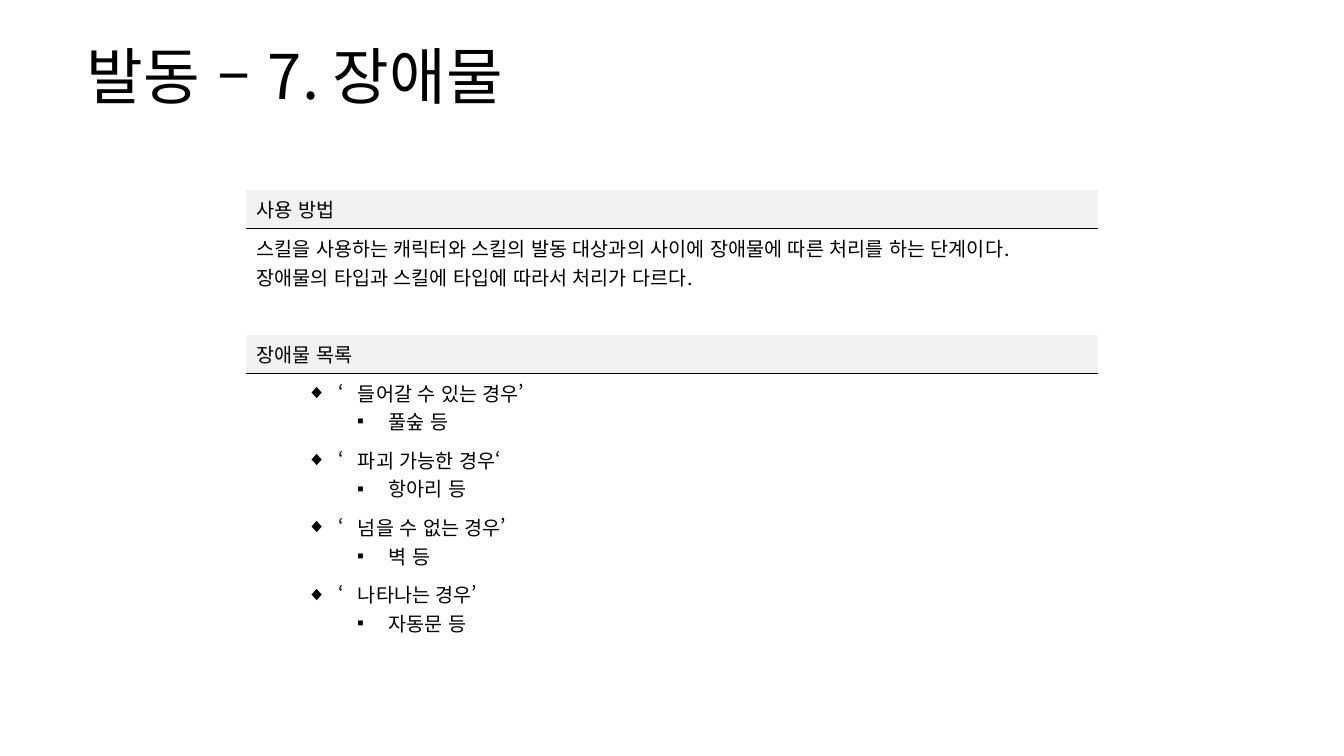
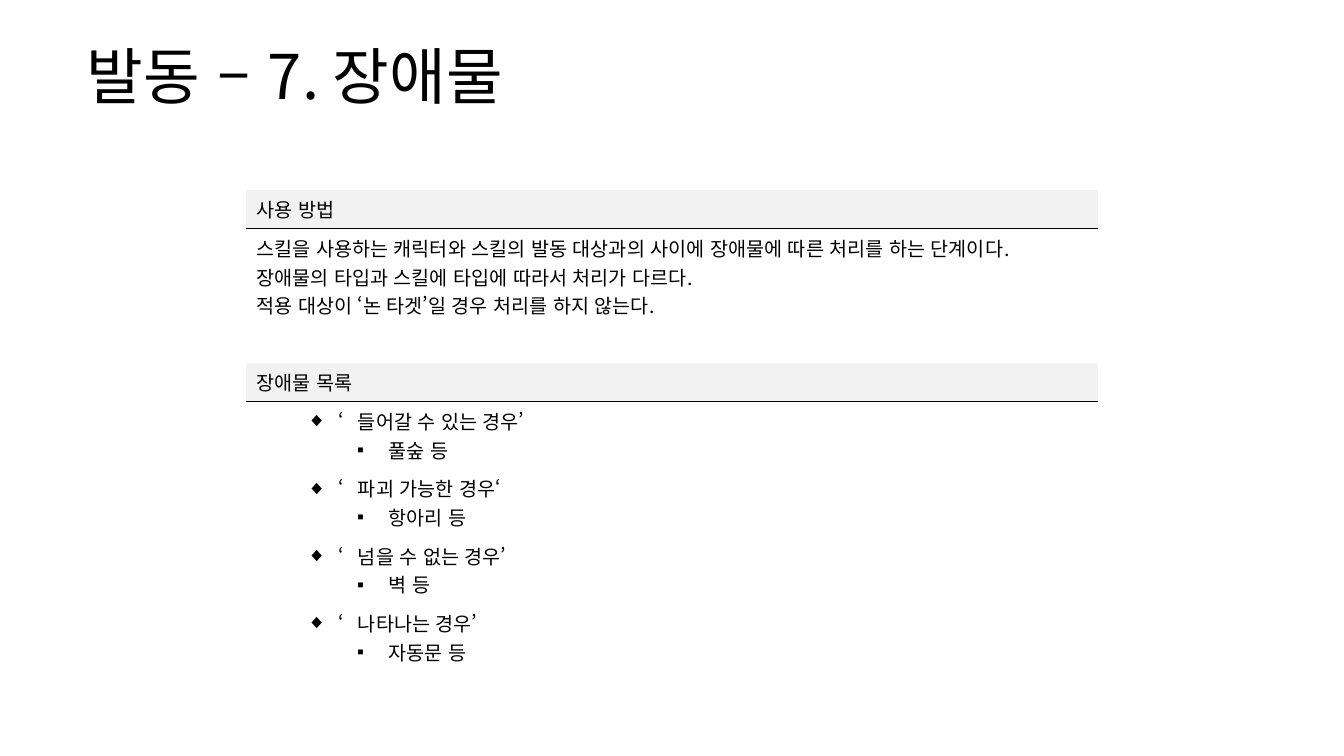
Before and after one commit to yjk0401/unityenginebasic_9th, a slide deck: slide 35 of 기획/방랑엽사전/스킬 시스템 기획서.pptx. Drawn at 1344x756 pixels with LibreOffice and Linux fonts; fonts in the diff are those of the drawing. Boxes give left, top, right and bottom in pixels: in the first picture for what was removed or moved away, otherwise in the second. Text is boxed around its words. In the diff, an @@ line names an element or a change of style, - is before the commit and + after.

```diff
--- a/기획/방랑엽사전/스킬 시스템 기획서.pptx
+++ b/기획/방랑엽사전/스킬 시스템 기획서.pptx
@@ table at <box>246,190,1097,666</box> @@
-row 2, column 1: 스킬을 사용하는 캐릭터와 스킬의 발동 대상과의 사이에 장애물에 따른 처리를 하는 단계이다. / 장애물의 타입과 스킬에 타입에 따라서 처리가 다르다.
+row 2, column 1: 스킬을 사용하는 캐릭터와 스킬의 발동 대상과의 사이에 장애물에 따른 처리를 하는 단계이다. / 장애물의 타입과 스킬에 타입에 따라서 처리가 다르다. / 적용 대상이 ‘논 타겟’일 경우 처리를 하지 않는다.
```
Also in this commit, not shown: 8 other slides changed, 10 other files.
